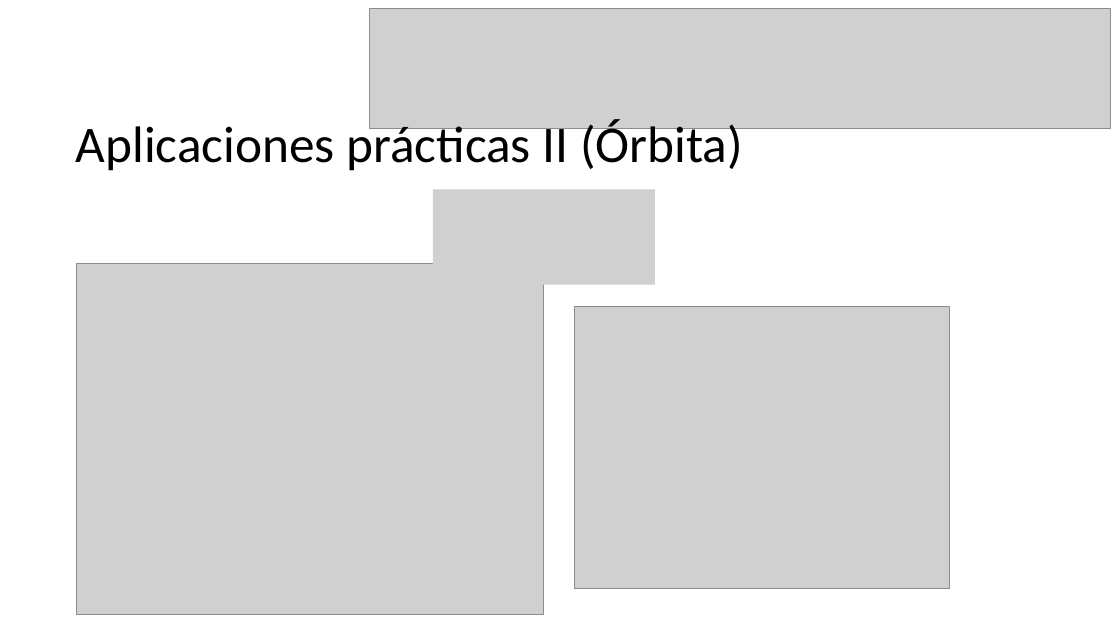
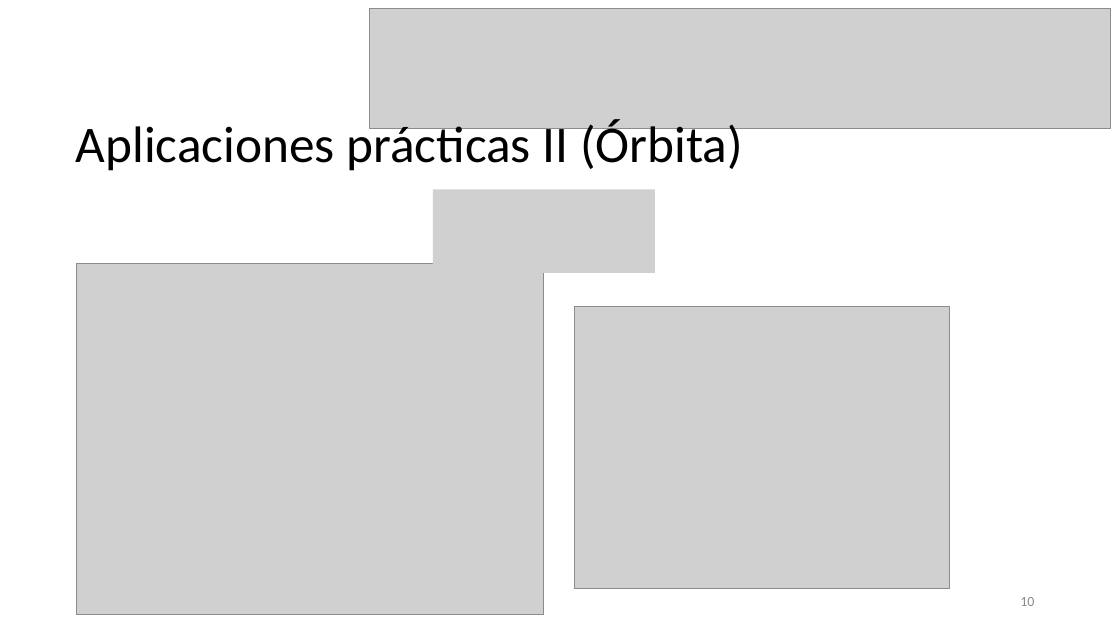
Before and after one commit to BlancaBC/Gravity, a slide deck: slide 10 of Presentacion.pptx. Drawn at 1120x630 pixels with LibreOffice and Linux fonts; fonts in the diff are those of the drawing; grey boxes stand for pictures. Boxes give left, top, right and bottom in pixels: in the first picture for what was removed or moved away, otherwise in the second. Text is boxed around its words. In the diff, an @@ line names an element or a change of style, - is before the commit and + after.

```diff
--- a/Presentacion.pptx
+++ b/Presentacion.pptx
@@ picture: place and size @@
-picture at [433, 189, 655, 284]
+picture at [433, 189, 655, 272]
@@ page number added at [1020, 597, 1034, 606], 12 pt, text #8C8C8C @@
+10
```
Also in this commit, not shown: 11 other slides changed, 1 slide added.
